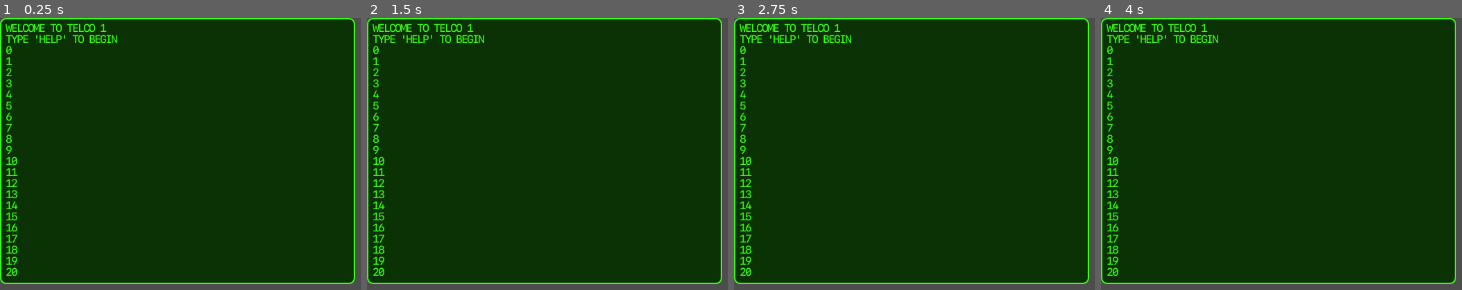
Above: before the commit, frames 1-4 (left to right).
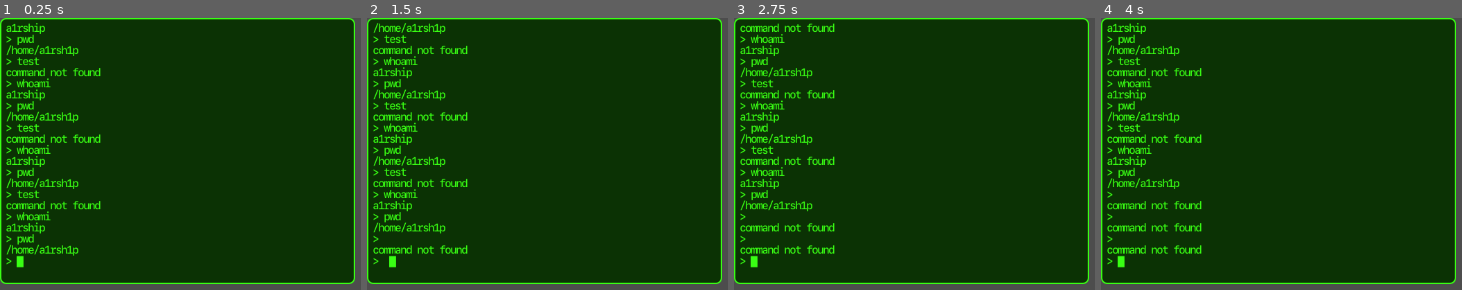
Above: after the commit, the same moments.

Repository: jwhenry28/GodotTerminal
Game: Godot game, scene res://terminal.tscn
Two runs of this game, one before a commit and one after it. Both use one fixed random seed, a clock stepped at 60 frames per second and the inputs below.
Inputs (mouse positions are in pixels of both pictures, inside the frame that each line leads up to):
- Up to frame 1 (0.25 s): no input
- Up to frame 2 (1.5 s): tap Enter at 0.5 s; move the mouse to (543, 151) at 0.52 s; click (543, 151) at 0.67 s; tap Space at 1.25 s; move the mouse to (605, 265) at 1.27 s; click (605, 265) at 1.42 s
- Up to frame 3 (2.75 s): tap Enter at 2 s; move the mouse to (outside the picture) at 2.02 s; click (outside the picture) at 2.17 s
- Up to frame 4 (4 s): tap Space at 2.75 s; move the mouse to (outside the picture) at 2.77 s; click (outside the picture) at 2.92 s; tap Enter at 3.5 s; move the mouse to (outside the picture) at 3.52 s; click (outside the picture) at 3.67 s

The runs differ from the first frame. In frame 1, 6.3% of the frame differs, in the area x 1-33%, y 1-95%; in frame 2, 6.3%; in frame 3, 6.1%; in frame 4, 6.2%.

Commit message:
Added scrolling

Diff:
--- a/terminal.gd
+++ b/terminal.gd
@@ -20,6 +20,18 @@
 var _cmd_string
 var _cmd_strings: Array
 var _last_cmd_idx: int
+
+
+func get_num_window_rows() -> int:
+	return floor((size.y - (_text_border_size_y * 2)) / CHAR_HEIGHT) - 1
+
+
+func get_num_rows_in_buffer() -> int:
+	var num_rows_in_buffer = 0
+	var buffer_string = "".join(PackedStringArray(_buffer.slice(0, _buffer.size()-1)))
+	for item in buffer_string.split("\n"):
+		num_rows_in_buffer += ceil((item.length() * CHAR_WIDTH) / size.x)
+	return num_rows_in_buffer
 
 
 func _init(theme_name: String = "") -> void:
@@ -43,10 +55,16 @@
 	grab_focus()
 	print(size)
 
-	write("WELCOME TO TELCO 1\nTYPE 'HELP' TO BEGIN\n")
-	for i in range(64):
-		write(str(i) + "\n")
+	#for i in range(64):
+		#write(str(i) + "\n")
+	write("WELCOME TO TELCO1\nTYPE 'HELP' TO BEGIN:\n")
 	write("> ")
+
+	for i in range(32):
+		var cmds = ["whoami", "pwd", "test"]
+		var cmd = cmds[i % cmds.size()]
+		write(cmd + "\n")
+		run_command(cmd)
 
 
 # Called every frame. 'delta' is the elapsed time since the previous frame.
@@ -61,36 +79,62 @@
 	var x_start = _text_border_size_x
 	var y_start = CHAR_HEIGHT + _text_border_size_y
 	var char_pos = Vector2(x_start, y_start)
-	var char_row_count = int(size.x / CHAR_WIDTH)
 
 	var idx = 0
+
+	print("write: (draw) _num_rows_in_buffer=", get_num_rows_in_buffer())
+
 	var line_idx = 0
 	var start_line_index = _start_line_idx
-	var end_line_index = floor((size.y - (_text_border_size_y * 2)) / CHAR_HEIGHT) - 1
+	var end_line_index = _start_line_idx + min(get_num_window_rows(), get_num_rows_in_buffer())
+
 	print("draw: cursor_idx=", cursor_idx)
+	print("draw: start_line_index=", start_line_index)
+	print("draw: end_line_index=", end_line_index)
+	print("draw: num_window_rows=", get_num_window_rows())
+	print("draw: _num_rows_in_buffer=", get_num_rows_in_buffer())
 	for key in _buffer:
+		var idx_in_range = start_line_index <= line_idx and line_idx <= end_line_index
+
 		if key != null:
 			var draw_key = key
+
 			if key == "\n":
 				draw_key = " "
-			if start_line_index <= line_idx and line_idx <= end_line_index:
+
+			if idx_in_range:
 				draw_char(font, char_pos, draw_key, _font_size, _color)
-
-		if idx == cursor_idx:
+				char_pos.x += CHAR_WIDTH
+
+			if key == "\n" or char_pos.x >= x_limit:
+				if idx_in_range:
+					char_pos.x = _text_border_size_x
+					char_pos.y += CHAR_HEIGHT
+				line_idx += 1
+
+		if idx_in_range and idx == cursor_idx:
 			print("draw: drawing cursor on [", key, "]")
 			draw_char(font, char_pos, CURSOR, _font_size, _color)
 
-		char_pos.x += CHAR_WIDTH
 		idx += 1
 
-		if key == "\n" or char_pos.x >= x_limit:
-			char_pos.x = _text_border_size_x
-			char_pos.y += CHAR_HEIGHT
-			line_idx += 1
-
 
 func _gui_input(event: InputEvent) -> void:
-	print(event)
+	if event is InputEventMouseButton:
+		if event.is_pressed():
+			if event.button_index == MOUSE_BUTTON_WHEEL_UP:
+				print("event: wheel up")
+				print(event)
+				if get_num_rows_in_buffer() > get_num_window_rows():
+					_start_line_idx = min(_start_line_idx + 1, get_num_rows_in_buffer() - get_num_window_rows())
+				else:
+					_start_line_idx = 0
+			if event.button_index == MOUSE_BUTTON_WHEEL_DOWN:
+				print("event: wheel down")
+				print(event)
+				_start_line_idx = max(0, _start_line_idx - 1)
+			queue_redraw()
+
 	if event is InputEventKey and event.pressed and !event.is_echo():
 		var c = event_to_char(event)
 		if c != "":
@@ -133,8 +177,9 @@
 	for c in text:
 		add_to_buffer(c)
 	cursor_right_limit = cursor_idx
-	print("write: ", _buffer[cursor_idx])
-	print("write: ", type_string(typeof(_buffer[cursor_idx])))
+	print("write: max=", get_num_rows_in_buffer() - get_num_window_rows())
+	_start_line_idx = max(0, get_num_rows_in_buffer() - get_num_window_rows())
+	print("write: _start_line_idx=", _start_line_idx)
 	queue_redraw()
 
 
@@ -448,4 +493,6 @@
 		_:
 			c = ""
 
+	_start_line_idx = max(0, get_num_rows_in_buffer() - get_num_window_rows())
+
 	return c
